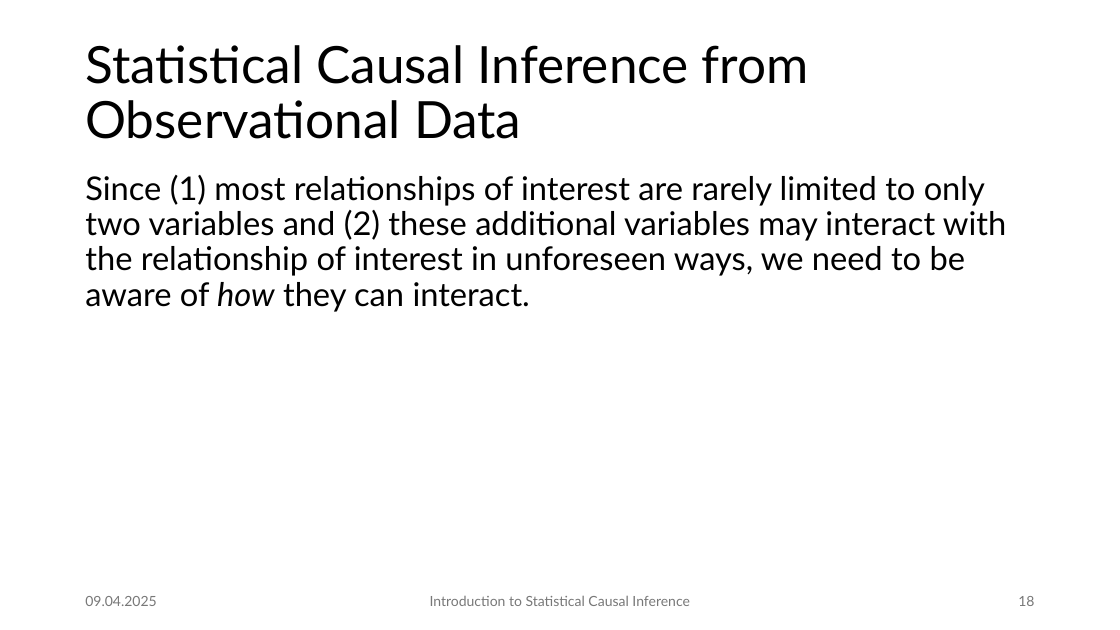
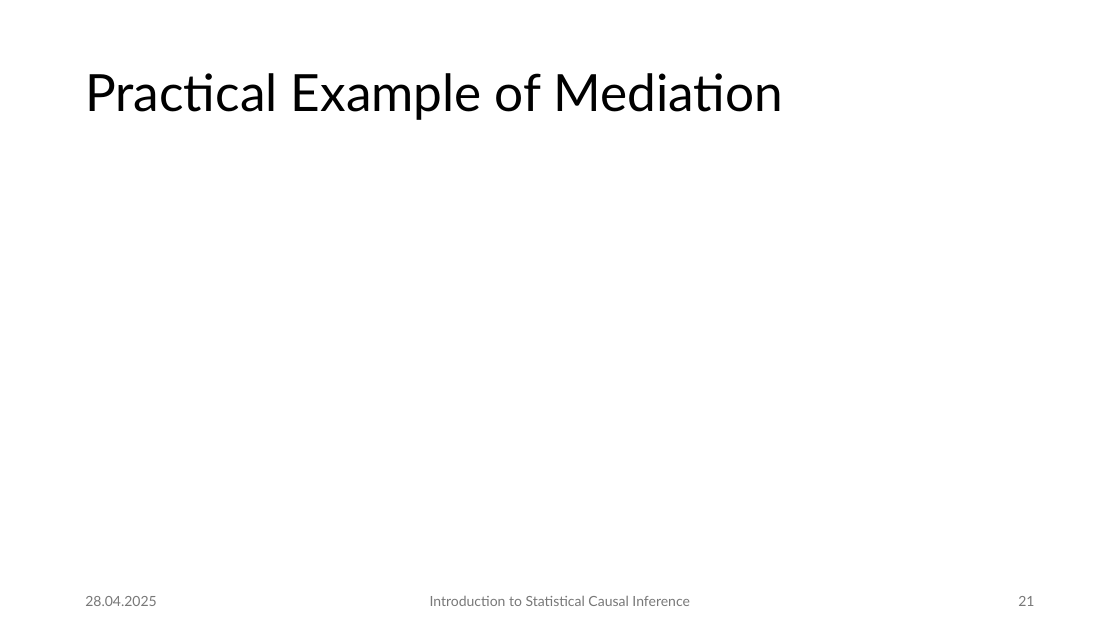
Before and after one commit to JulianFrattini/bda4sci, a slide deck: slide 21 of version2/slides/intro-sci.pptx (slide 18 before the commit). Drawn at 1120x630 pixels with LibreOffice and Linux fonts; fonts in the diff are those of the drawing. Boxes give left, top, right and bottom in pixels: in the first picture for what was removed or moved away, otherwise in the second. Text is boxed around its words. In the diff, an @@ line names an element or a change of style, - is before the commit and + after.

```diff
--- a/version2/slides/intro-sci.pptx
+++ b/version2/slides/intro-sci.pptx
@@ title at (x1=85, y1=73, x2=784, y2=120): text changed @@
-Statistical Causal Inference from Observational Data
+Practical Example of Mediation
@@ text removed at (x1=85, y1=175, x2=1006, y2=312) @@
-Since (1) most relationships of interest are rarely limited to only two variables and (2) these additional variables may interact with the relationship of interest in unforeseen ways, we need to be aware of how they can interact.
@@ text at (x1=85, y1=596, x2=156, y2=606): text changed @@
-09.04.2025
+28.04.2025
@@ page number at (x1=1018, y1=596, x2=1034, y2=606): text changed @@
-18
+21
```
Also in this commit, not shown: 42 other slides changed, 1 slide added, 2 other files.
